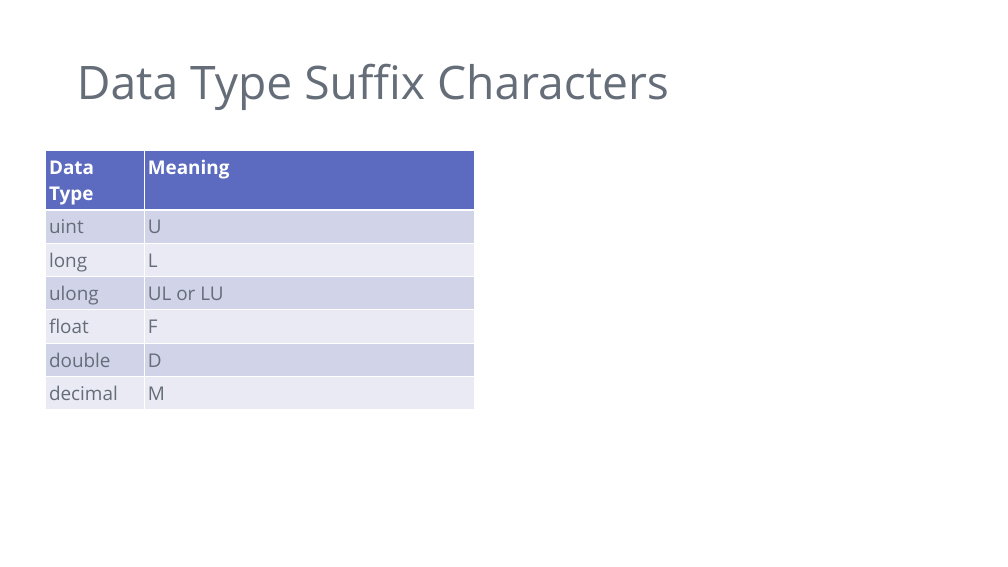
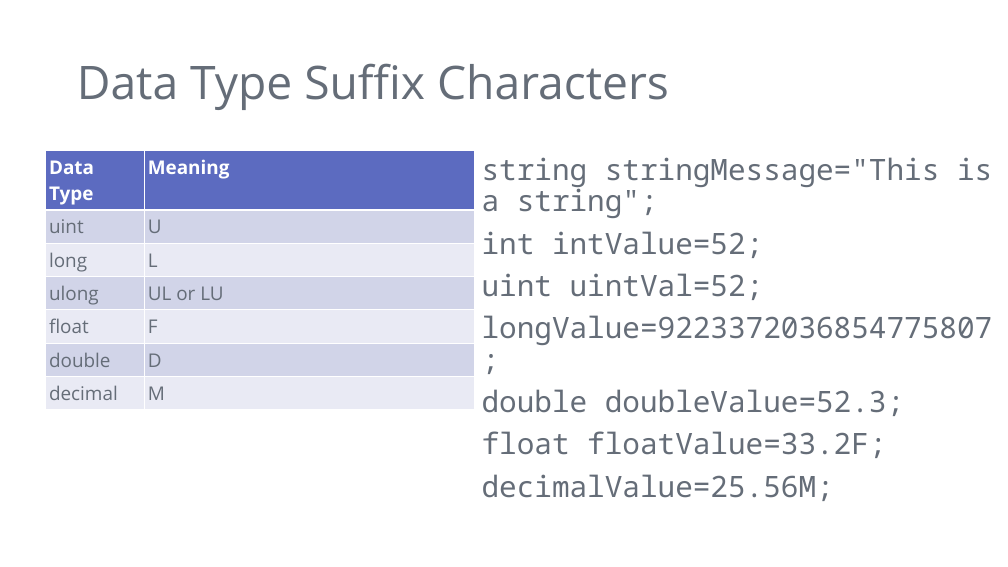
Before and after one commit to DaraOladapo/csharp-lessons, a slide deck: slide 6 of 01-intro/C# Lessons.pptx. Drawn at 1008x567 pixels with LibreOffice and Linux fonts; fonts in the diff are those of the drawing. Boxes give left, top, right and bottom in pixels: in the first picture for what was removed or moved away, otherwise in the second. Text is boxed around its words. In the diff, an @@ line names an element or a change of style, - is before the commit and + after.

```diff
--- a/01-intro/C# Lessons.pptx
+++ b/01-intro/C# Lessons.pptx
@@ text added at (482,157,993,501), 28 pt, text #656D78 @@
+string stringMessage="This is a string";
+int intValue=52;
+uint uintVal=52;
+longValue=9223372036854775807;
+double doubleValue=52.3;
+float floatValue=33.2F;
+decimalValue=25.56M;
```
Also in this commit, not shown: 4 other files.
